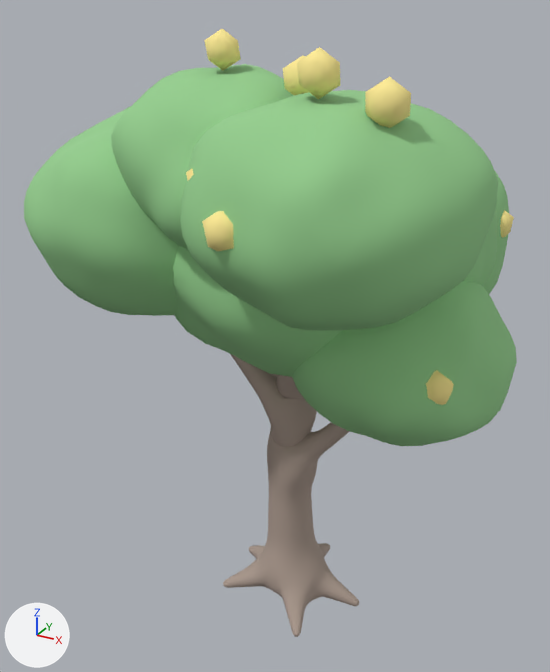
The glTF model public/models/trees/tree_grand_1.glb, before and after one commit.
Camera for both pictures: a 50 mm camera at (2.44, -4.76, 4.72) aimed at (-0.16, -0.03, 2.36). Arrows for +X, +Y and +Z are at lower left; the lights stay in place. The first picture is the older version.

In view in the first picture: 'blossom', 'leaf_0', 'leaf_1', 'leaf_2', 'leaf_4', 'leaf_5', 'leaf_6', 'leaf_7', 'trunk'.
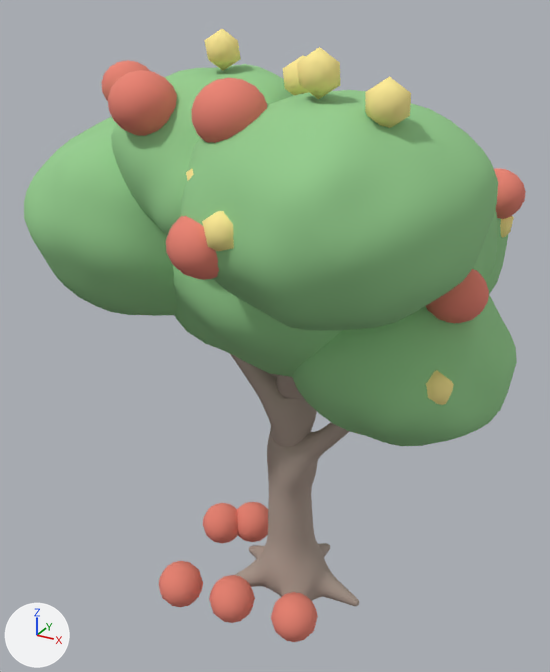
Pixel boxes (x1, y1, x2, y2) of what changed, in the pictures (550 x 672 px):
'fallen', added (red): after (159, 502, 318, 642)
'fruit_15', added (red): after (191, 78, 267, 143)
'fruit_6', added (red): after (108, 70, 177, 136)
'fruit_5', added (red): after (166, 216, 219, 280)
'fruit_11', added (red): after (426, 269, 489, 323)
'fruit_2', added (red): after (494, 168, 526, 219)
'fruit_14', added (red): after (101, 60, 150, 101)

Edits to the bpy script that builds the scene:
```text
Add mat_fruit:
    mat_fruit = principled_material('fruit')
    mat_fruit.base_color = (0.84, 0.23, 0.17)  # red #ec8473
    mat_fruit.roughness = 0.9
Add me_sphere_016:
    me_sphere_016.from_pydata(...)  # a UV sphere (12 segments, 8 rings, poles along z) spanning x -0.19..0.19, y -0.19..0.19, z -0.19..0.19; a UV sphere (12 segments, 8 rings, poles along z) spanning x -1.35..-0.97, y 0.56..0.94, z -0.19..0.19; a UV sphere (12 segments, 8 rings, poles along z) spanning x -1.22..-0.84, y -0.32..0.06, z -0.19..0.19; a UV sphere (12 segments, 8 rings, poles along z) spanning x -0.74..-0.36, y -0.26..0.12, z -0.19..0.19; a UV sphere (12 segments, 8 rings, poles along z) spanning x -1.11..-0.73, y 0.71..1.09, z -0.19..0.19
    me_sphere_016.materials.append(mat_fruit)  # red #ec8473
Add me_sphere_015:
    me_sphere_015.from_pydata(...)  # a UV sphere (14 segments, 9 rings, poles along z) spanning x 0.103..0.487, y -1.535..-1.141, z 4.013..4.373
    me_sphere_015.materials.append(mat_fruit)  # red #ec8473
Add me_sphere_014:
    me_sphere_014.from_pydata(...)  # a UV sphere (14 segments, 9 rings, poles along z) spanning x -1.504..-1.12, y -0.348..0.046, z 3.973..4.333
    me_sphere_014.materials.append(mat_fruit)  # red #ec8473
Add me_sphere_011:
    me_sphere_011.from_pydata(...)  # a UV sphere (14 segments, 9 rings, poles along z) spanning x 1.098..1.482, y -0.589..-0.195, z 2.908..3.268
    me_sphere_011.materials.append(mat_fruit)  # red #ec8473
Add me_sphere_006:
    me_sphere_006.from_pydata(...)  # a UV sphere (14 segments, 9 rings, poles along z) spanning x -0.591..-0.207, y -1.356..-0.962, z 4.01..4.37
    me_sphere_006.materials.append(mat_fruit)  # red #ec8473
Add me_sphere_005:
    me_sphere_005.from_pydata(...)  # a UV sphere (14 segments, 9 rings, poles along z) spanning x 0.062..0.446, y -1.758..-1.364, z 3.377..3.737
    me_sphere_005.materials.append(mat_fruit)  # red #ec8473
Add me_sphere_002:
    me_sphere_002.from_pydata(...)  # a UV sphere (14 segments, 9 rings, poles along z) spanning x 1.037..1.421, y 0.475..0.868, z 3.295..3.655
    me_sphere_002.materials.append(mat_fruit)  # red #ec8473
Add ob_fallen:
    ob_fallen = bpy.data.objects.new('fallen', me_sphere_016)
    ob_fallen.location = (0.283, -0.519, 0.16)
Add ob_fruit_15:
    ob_fruit_15 = bpy.data.objects.new('fruit_15', me_sphere_015)
    ob_fruit_15.location = (0.0, 0.0, 0.0)
Add ob_fruit_14:
    ob_fruit_14 = bpy.data.objects.new('fruit_14', me_sphere_014)
    ob_fruit_14.location = (0.0, 0.0, 0.0)
Add ob_fruit_11:
    ob_fruit_11 = bpy.data.objects.new('fruit_11', me_sphere_011)
    ob_fruit_11.location = (0.0, 0.0, 0.0)
Add ob_fruit_6:
    ob_fruit_6 = bpy.data.objects.new('fruit_6', me_sphere_006)
    ob_fruit_6.location = (0.0, 0.0, 0.0)
Add ob_fruit_5:
    ob_fruit_5 = bpy.data.objects.new('fruit_5', me_sphere_005)
    ob_fruit_5.location = (0.0, 0.0, 0.0)
Add ob_fruit_2:
    ob_fruit_2 = bpy.data.objects.new('fruit_2', me_sphere_002)
    ob_fruit_2.location = (0.0, 0.0, 0.0)
```
